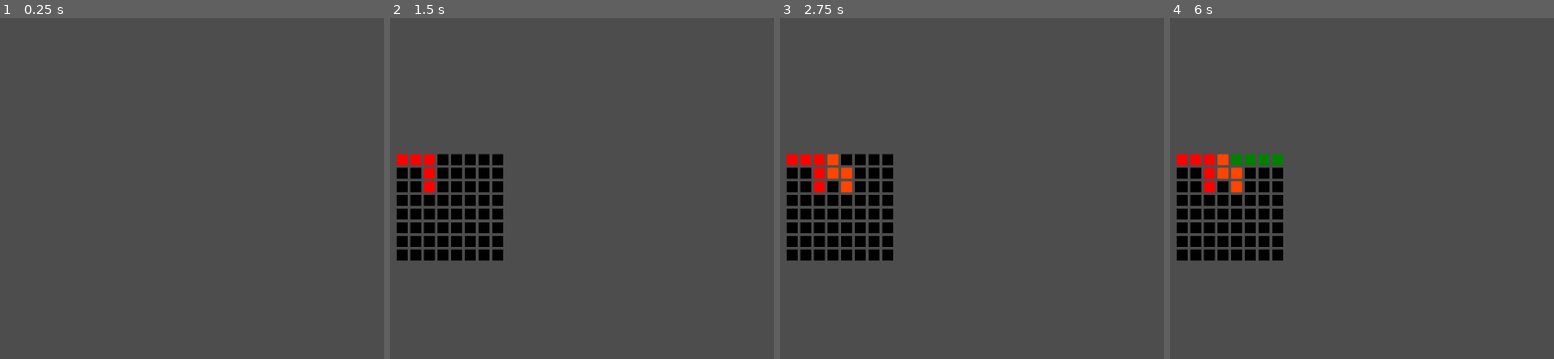
Above: before the commit, frames 1-4 (left to right).
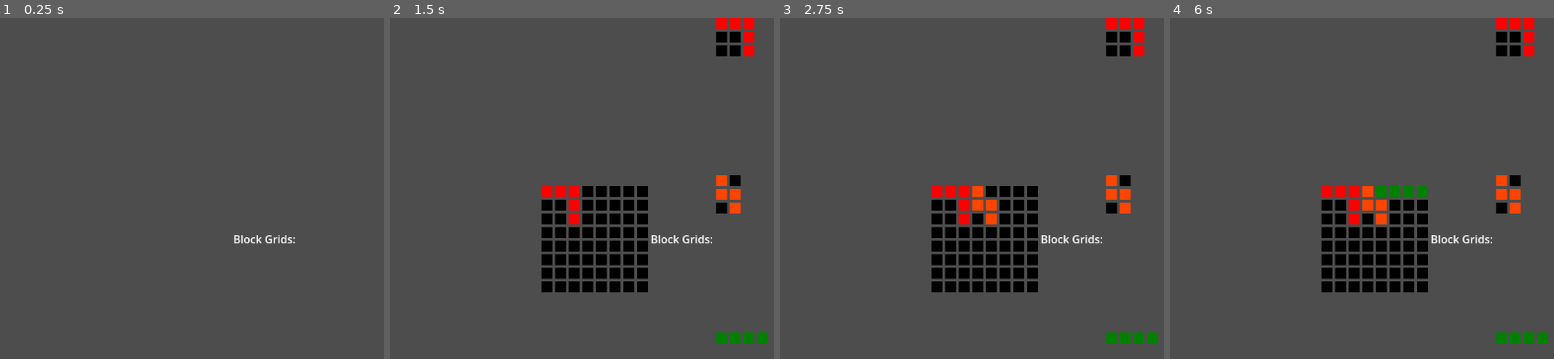
Above: after the commit, the same moments.

Repository: syshotdev/BlockPuzzleAI
Game: Godot game, scene res://main.tscn
Same seed, same stepped clock (60 frames per second), same inputs: the game is played once before the commit and once after it.
Inputs:
- Up to frame 1 (0.25 s): no input
- Up to frame 2 (1.5 s): tap Enter at 0.5 s; hold Right (ui_right) 0.53-1.28 s; tap Space at 1.25 s
- Up to frame 3 (2.75 s): tap Enter at 2 s; hold Right (ui_right) from 2.03 s (still down)
- Up to frame 4 (6 s): tap Space at 2.75, 4.25 s; tap Enter at 3.5 s; release Right (ui_right) at 3.53 s; hold Right (ui_right) from 5.78 s (still down)

The runs differ from the first frame. In frame 1, 0.2% of the frame differs, in the area x 61-77%, y 63-67%; in frame 2, 14%; in frame 3, 14%, in the area x 1-99%, y 0-96%; in frame 4, 14%.

Commit message:
Added terminal state, shows the board and the next blocks for the board. Looks wonky though.

Diff:
--- a/Main.gd
+++ b/Main.gd
@@ -17,6 +17,11 @@
 func stepMap():
 	mainBoard.updateBoard() # Updating first so we can see what AI is generating
 
+	if(map.ai.isTerminatingState(mainBoard, map.blocksRemaining)):
+		printerr("GAME ENDED!")
+		return
+
+
 	var move : Move = map.calculateAIBestMove(mainBoard, map.blocksRemaining)
 	mainBoard.placeBlock(move.boardPosition, move.block)
 	move.free() # Prevent memory leak
--- a/Objects/Map/Map.gd
+++ b/Objects/Map/Map.gd
@@ -3,6 +3,7 @@
 class_name Map
 
 @export var colorGrid : GridContainer
+@export var blockGrids : VBoxContainer
 
 @onready var ai : AI = AI.new()
 
@@ -13,6 +14,16 @@
 	var blocksToReturn : Array = []
 	for i in range(number): # Get x blocks
 		blocksToReturn.append(ai.blocks.allBlocks.pick_random())
+
+	for child in blockGrids.get_children():
+		child.queue_free()
+
+
+	for block in blocksToReturn:
+		var blockGrid := calculateBlockGrid(block) # MAKE BLOCKS 5x5 SQUARES
+		blockGrids.add_child(blockGrid)
+		blockGrids.add_spacer(false)
+
 
 	return blocksToReturn
 
@@ -58,12 +69,27 @@
 	# Then add to colorGrid
 	for row in range(board.sizeY):
 		for cell in range(board.sizeX):
-			var number = board.getCellAt(cell, row)
+			var number : int = board.getCellAt(cell, row)
 
 			var color = GameColors.getColorFromEnum(number) # Number == enum
+			var colorRect := createColorRect(Vector2(16,16), color)
+			colorGrid.add_child(colorRect)
 
-			var colorRect = createColorRect(Vector2(16,16), color)
-			colorGrid.add_child(colorRect)
+# Displaying the next moves
+func calculateBlockGrid(block : Array) -> GridContainer:
+	var container : GridContainer = GridContainer.new()
+	container.columns = block[0].size()
+
+	# For every cell in block,
+	for row in range(block.size()):
+		for cell in range(block[0].size()):
+			var number : int = block[row][cell]
+
+			var color = GameColors.getColorFromEnum(number) # Number == enum
+			var colorRect := createColorRect(Vector2(16,16), color)
+			container.add_child(colorRect)
+
+	return container
 
 
 func createColorRect(size : Vector2, color : Color) -> ColorRect:
--- a/Objects/Map/map.tscn
+++ b/Objects/Map/map.tscn
@@ -2,13 +2,40 @@
 
 [ext_resource type="Script" path="res://Objects/Map/Map.gd" id="1_qlaw2"]
 
-[node name="Map" type="Node2D" node_paths=PackedStringArray("colorGrid")]
+[node name="Map" type="Node2D" node_paths=PackedStringArray("colorGrid", "blockGrids")]
 script = ExtResource("1_qlaw2")
-colorGrid = NodePath("GridContainer")
+colorGrid = NodePath("Control/HBoxContainer/ContainerForMainBoard/GridContainer")
+blockGrids = NodePath("Control/HBoxContainer/BlockGrids")
 
-[node name="GridContainer" type="GridContainer" parent="."]
-offset_left = 200.0
-offset_top = 200.0
-offset_right = 200.0
-offset_bottom = 200.0
+[node name="Control" type="Control" parent="."]
+layout_mode = 3
+anchors_preset = 0
+offset_right = 1156.0
+offset_bottom = 650.0
+
+[node name="HBoxContainer" type="HBoxContainer" parent="Control"]
+layout_mode = 1
+anchors_preset = 15
+anchor_right = 1.0
+anchor_bottom = 1.0
+grow_horizontal = 2
+grow_vertical = 2
+alignment = 1
+
+[node name="ContainerForMainBoard" type="VBoxContainer" parent="Control/HBoxContainer"]
+layout_mode = 2
+alignment = 1
+
+[node name="GridContainer" type="GridContainer" parent="Control/HBoxContainer/ContainerForMainBoard"]
+layout_mode = 2
 size_flags_horizontal = 4
+
+[node name="Label" type="Label" parent="Control/HBoxContainer"]
+layout_mode = 2
+text = "Block Grids:"
+horizontal_alignment = 1
+vertical_alignment = 1
+
+[node name="BlockGrids" type="VBoxContainer" parent="Control/HBoxContainer"]
+layout_mode = 2
+alignment = 1
--- a/Objects/Useful Scripts/AI.gd
+++ b/Objects/Useful Scripts/AI.gd
@@ -24,12 +24,10 @@
 
 	boardState.updateBoard()
 
-	var totalMoves : int = 0 # REMOVE LATER, FOR TESTING
 	var bestScore := -INF
 	# For each block, get moves from a block, and from blocksToUse remove that block (Because it's been used)
 	for block in blocksToUse:
 		var moves : Array[Move] = getMovesFromBlock(boardState, block)
-		totalMoves += moves.size()
 		var actualBlocksToUse : Array = blocksToUse.duplicate()
 		actualBlocksToUse.erase(block)
 
@@ -43,20 +41,32 @@
 			bestScore = max(evaluationScore, bestScore)
 			alpha = max(evaluationScore, alpha)
 
-			# FOR DEBUG
-			totalPaths += moves.size()
 			# If the score is above the prune score (basically minimum score),
 			# break and stop looking because we've found the score that's good enough
 			if(pruneScore <= alpha):
 				break
 
-		for move in moves:
-			move.free()
-
-	if(totalMoves <= 0):
-		push_warning("Moves possible are 0.")
+		freeArray(moves) # Prevent memory leak
 
 	return bestScore
+
+# Did the game end?
+func isTerminatingState(boardState : Board, blocksToUse) -> bool:
+	var moves : Array[Move]
+
+	for block in blocksToUse:
+		moves = getMovesFromBlock(boardState, block)
+
+		if(moves.size() > 0):
+			freeArray(moves)
+			return false
+
+	return true
+
+# Frees an array of objects.
+func freeArray(array : Array):
+	for object in array:
+		object.free()
 
 # Uses only the blocks provided to generate more positions/moves
 func getPossibleMovesFromBlocks(boardState : Board, blocksToUse : Array) -> Array[Move]:
@@ -68,11 +78,11 @@
 	return moves
 
 # For one block, get every board that that block fits in.
-func getMovesFromBlock(originBoard : Board, block : Array) -> Array[Move]:
+func getMovesFromBlock(boardState : Board, block : Array) -> Array[Move]:
 	var moves : Array[Move] = []
 
 	var blockSize = Vector2i(block[0].size(), block.size())
-	var boardSize = Vector2i(originBoard.sizeX, originBoard.sizeY)
+	var boardSize = Vector2i(boardState.sizeX, boardState.sizeY)
 	# Offset the search by size, because we place top left corner and block size exists.
 	var maxPos : Vector2i = (boardSize - blockSize) + Vector2i(1, 1)
 
@@ -81,7 +91,7 @@
 		for x in range(maxPos.x):
 			var actualPos := Vector2i(x, y)
 			# If can't place block here don't make move.
-			if(!originBoard.isPlaceable(actualPos, block)):
+			if(!boardState.isPlaceable(actualPos, block)):
 				continue
 
 			# Create move and append to moves
